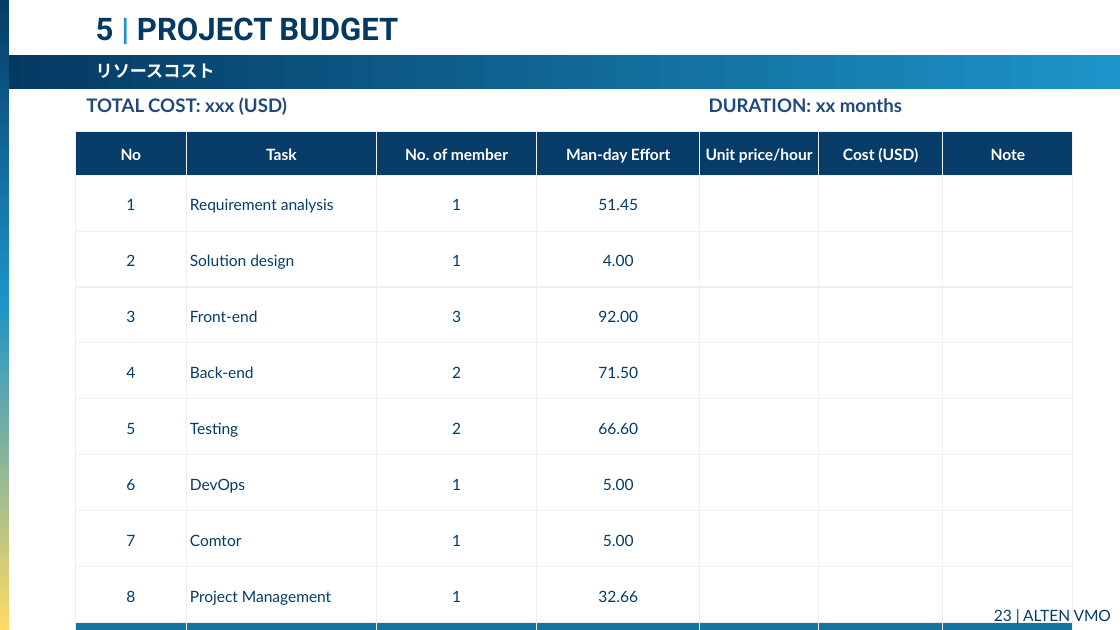
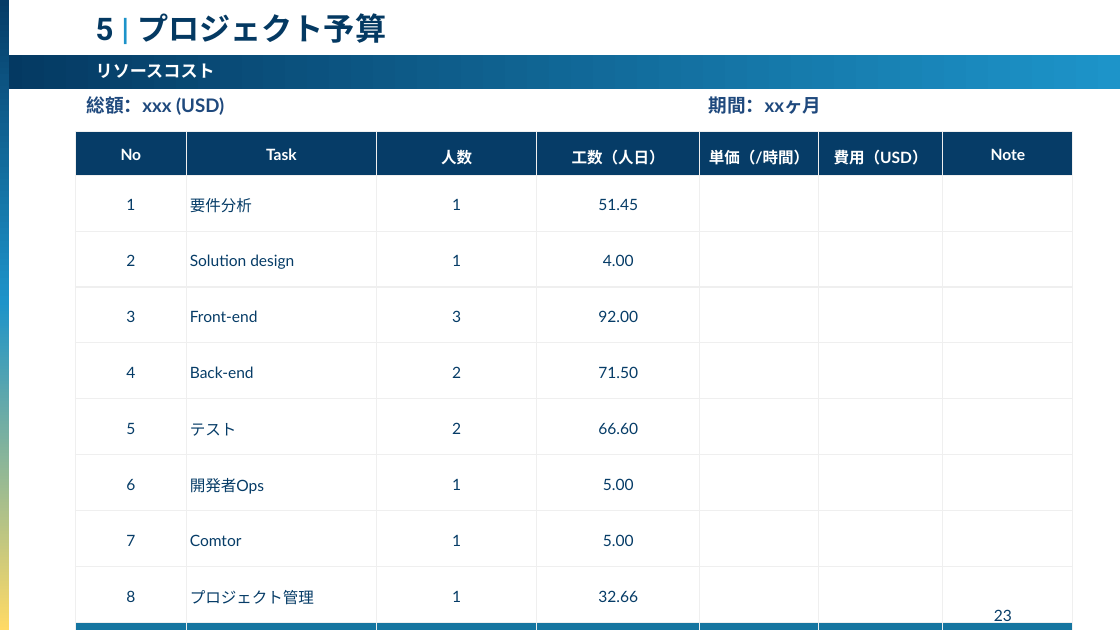
Before and after one commit to sslakd/Utility-app, a slide deck: slide 23 of Fujifilm_ODC_Proposal_JP.pptx. Drawn at 1120x630 pixels with LibreOffice and Linux fonts; fonts in the diff are those of the drawing. Boxes give left, top, right and bottom in pixels: in the first picture for what was removed or moved away, otherwise in the second. Text is boxed around its words. In the diff, an @@ line names an element or a change of style, - is before the commit and + after.

```diff
--- a/Fujifilm_ODC_Proposal_JP.pptx
+++ b/Fujifilm_ODC_Proposal_JP.pptx
@@ text at [96, 13, 386, 43]: text changed @@
-5 | PROJECT BUDGET
+5 | プロジェクト予算
@@ text at [86, 96, 224, 115]: text changed @@
-TOTAL COST: xxx (USD)
+総額：xxx (USD)
@@ text at [709, 96, 822, 114]: text changed @@
-DURATION: xx months
+期間：xxヶ月
@@ table at [75, 131, 1073, 609] @@
-row 1: No | Task | No. of member | Man-day Effort | Unit price/hour | Cost (USD) | Note
+row 1: No | Task | 人数 | 工数（人日） | 単価（/時間） | 費用（USD） | Note
-row 2, column 2: Requirement analysis
+row 2, column 2: 要件分析
-row 6, column 2: Testing
+row 6, column 2: テスト
-row 7, column 2: DevOps
+row 7, column 2: 開発者Ops
-row 9, column 2: Project Management
+row 9, column 2: プロジェクト管理
@@ page number at [994, 609, 1012, 625]: text changed @@
-23 | ALTEN VMO
+23
```
Also in this commit, not shown: 20 other slides changed, 1 slide added, 1 slide removed.
